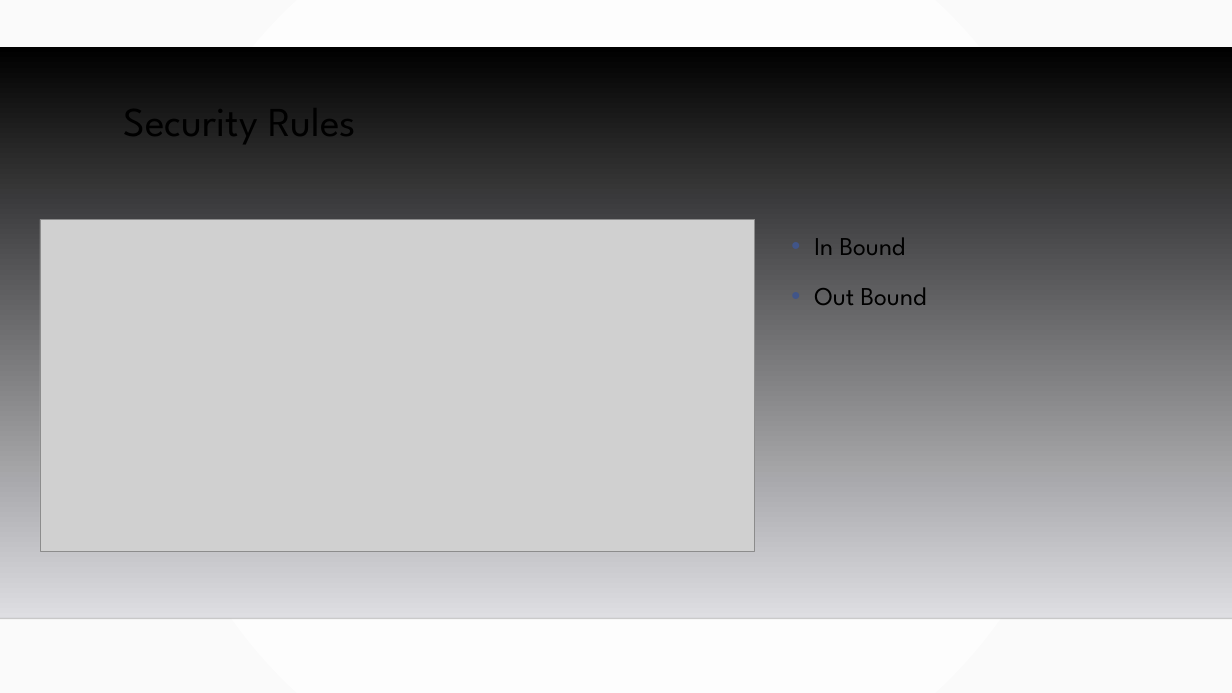
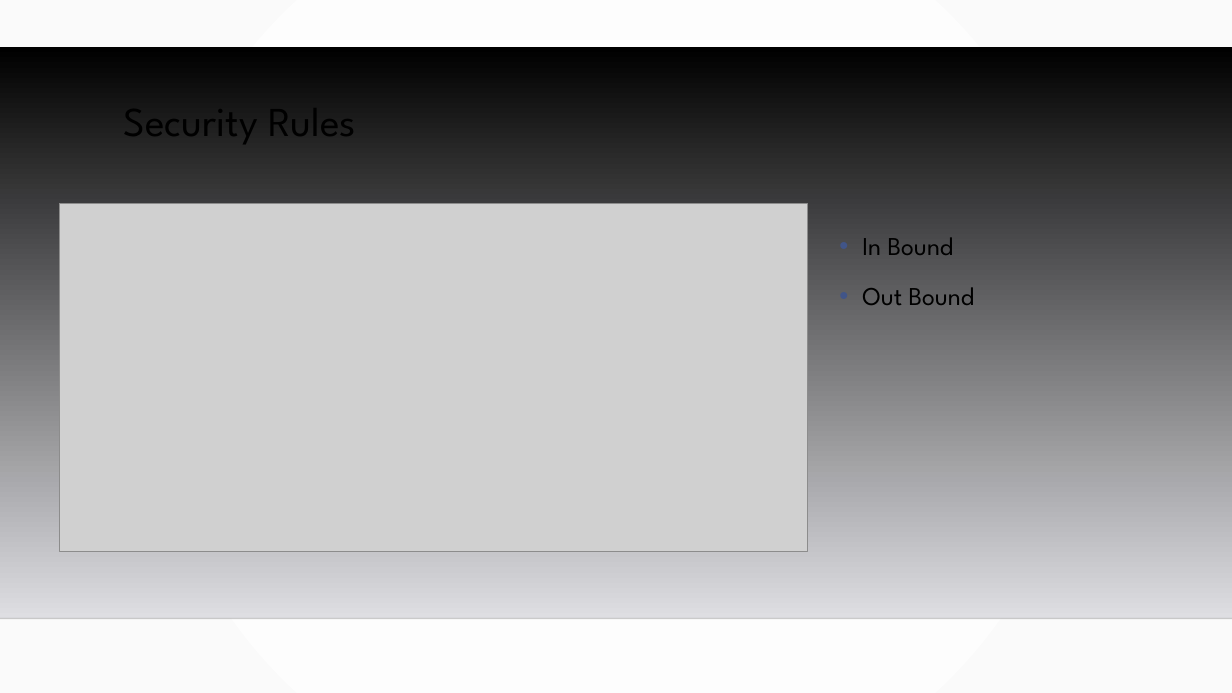
Before and after one commit to MGIS-UMN/GIS5577_week10, a slide deck: slide 9 of Installing_ArcServer.odp. Drawn at 1232x693 pixels with LibreOffice and Linux fonts; fonts in the diff are those of the drawing; grey boxes stand for pictures; background and template pictures are left out. Boxes give left, top, right and bottom in pixels: in the first picture for what was removed or moved away, otherwise in the second. Text is boxed around its words. In the diff, an @@ line names an element or a change of style, - is before the commit and + after.

```diff
--- a/Installing_ArcServer.odp
+++ b/Installing_ArcServer.odp
@@ picture: place and size @@
-picture at bbox=[40, 220, 754, 552]
+picture at bbox=[60, 204, 809, 552]
@@ text "In Bound": place and size @@
-text "In Bound" at bbox=[814, 237, 927, 305]
+text "In Bound" at bbox=[862, 237, 975, 305]
```
Also in this commit, not shown: 5 other slides changed, 1 other file.
